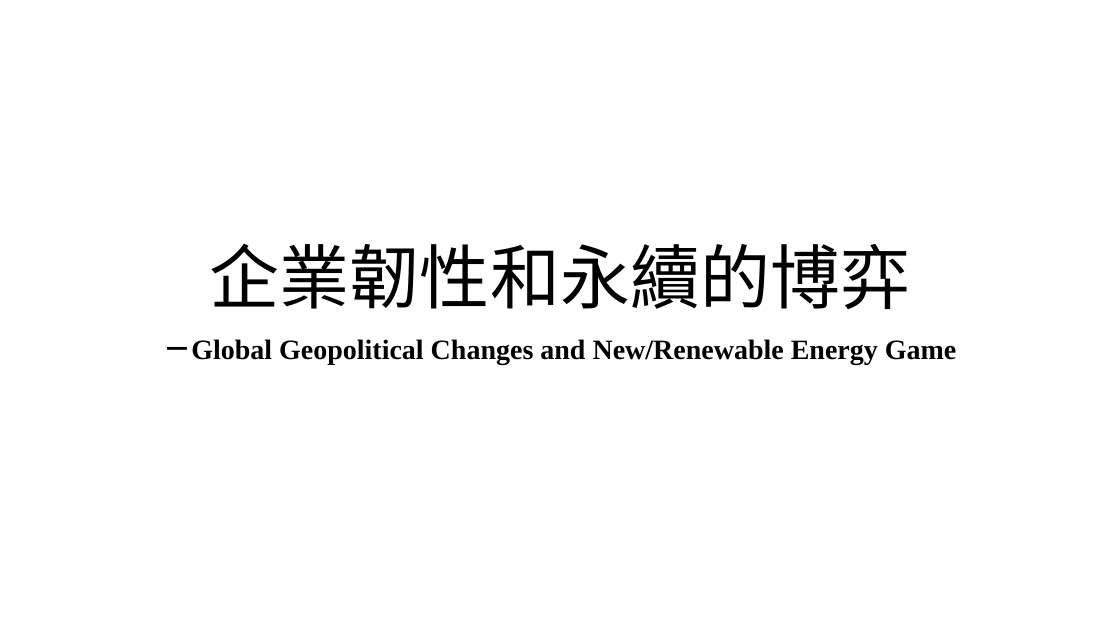
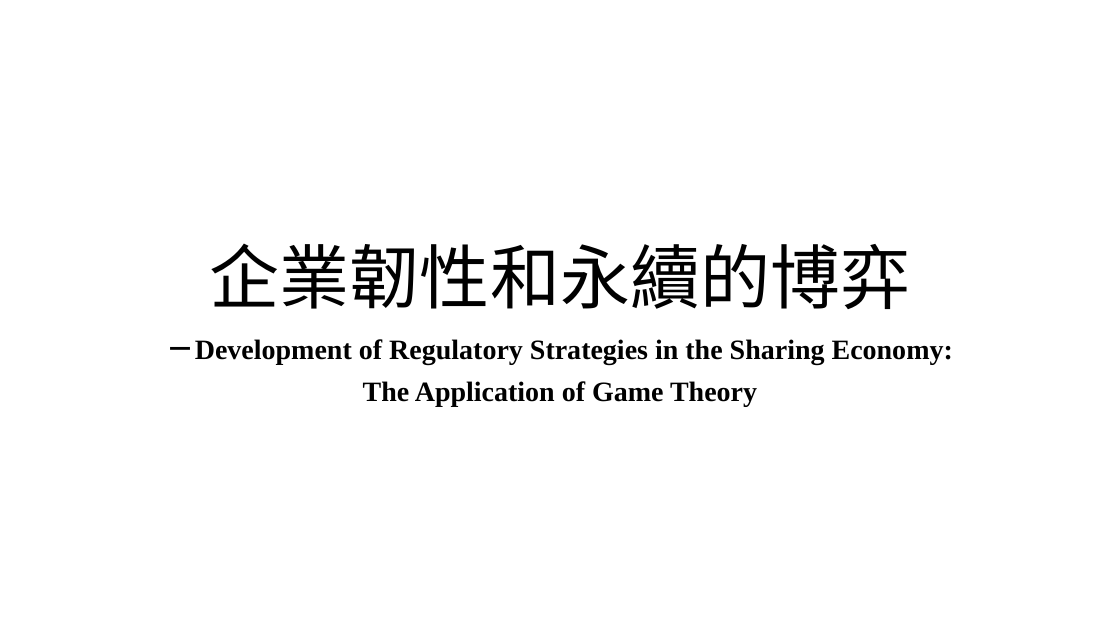
Before and after one commit to demon02130101/Lab, a slide deck: slide 1 of 113062575.pptx. Drawn at 1120x630 pixels with LibreOffice and Linux fonts; fonts in the diff are those of the drawing. Boxes give left, top, right and bottom in pixels: in the first picture for what was removed or moved away, otherwise in the second. Text is boxed around its words. In the diff, an @@ line names an element or a change of style, - is before the commit and + after.

```diff
--- a/113062575.pptx
+++ b/113062575.pptx
@@ subtitle at (167, 339, 953, 406): text changed @@
-－Global Geopolitical Changes and New/Renewable Energy Game
+－Development of Regulatory Strategies in the Sharing Economy:
+The Application of Game Theory
```
Also in this commit, not shown: 1 other file.
